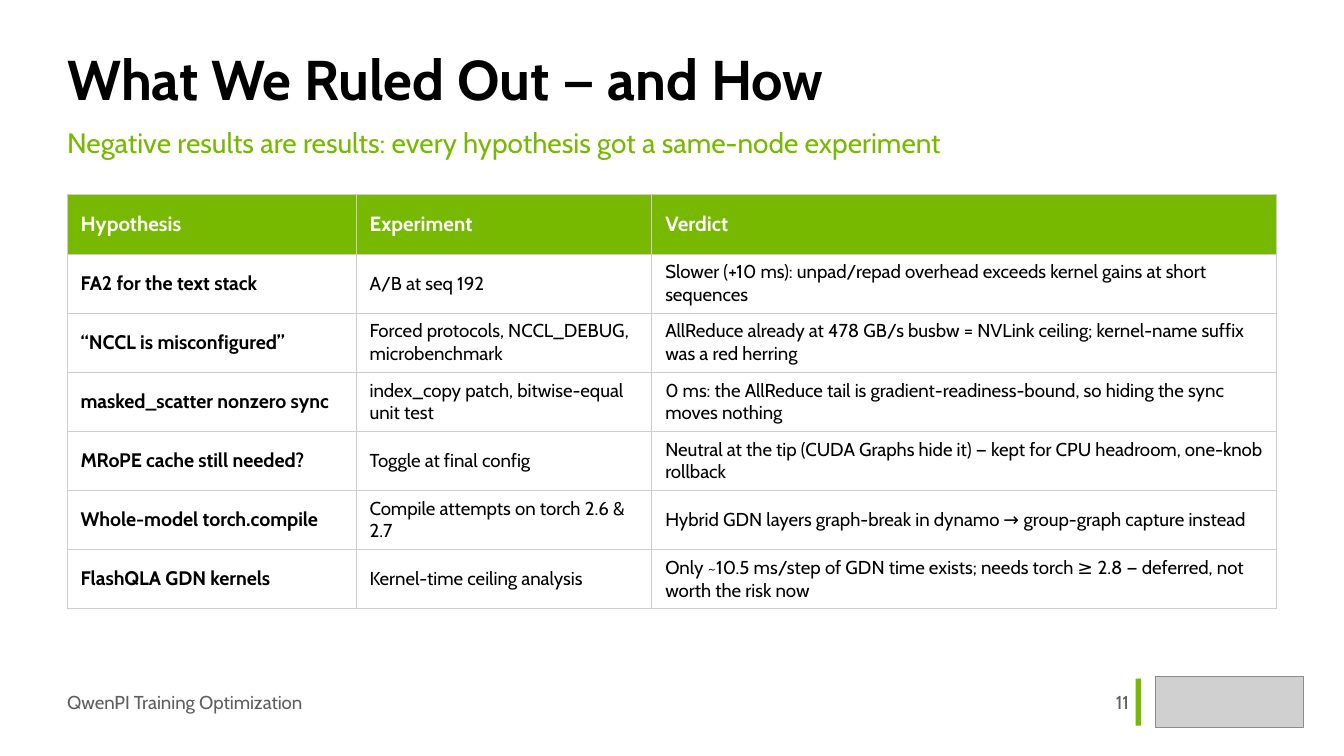
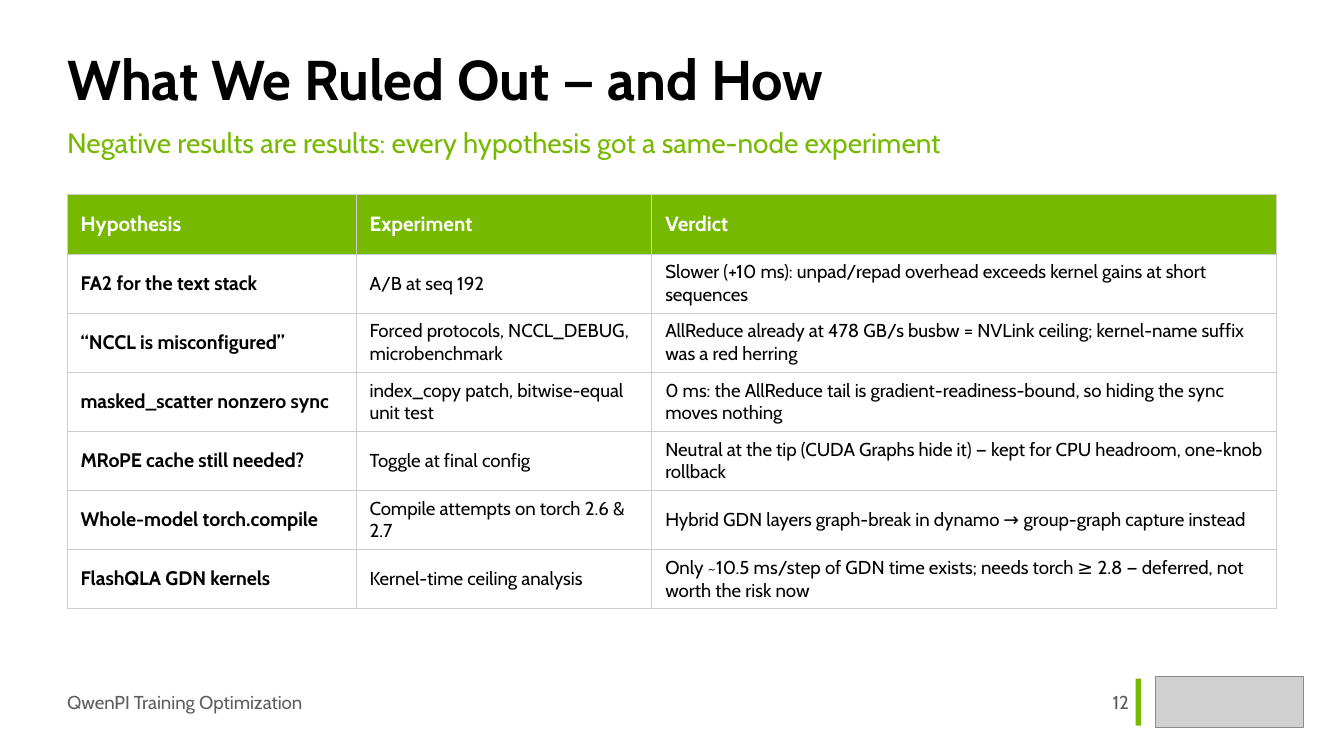
Before and after one commit to Holworth/starVLA, a slide deck: slide 12 of docs/slides/qwenpi-optimization.pptx (slide 11 before the commit). Drawn at 1344x756 pixels with LibreOffice and Linux fonts; fonts in the diff are those of the drawing; grey boxes stand for pictures. Boxes give left, top, right and bottom in pixels: in the first picture for what was removed or moved away, otherwise in the second. Text is boxed around its words. In the diff, an @@ line names an element or a change of style, - is before the commit and + after.

```diff
--- a/docs/slides/qwenpi-optimization.pptx
+++ b/docs/slides/qwenpi-optimization.pptx
@@ text at (1113, 695, 1129, 709): text changed @@
-11
+12
```
Also in this commit, not shown: 3 other slides changed, 2 slides added, 1 slide removed, 1 other file.
